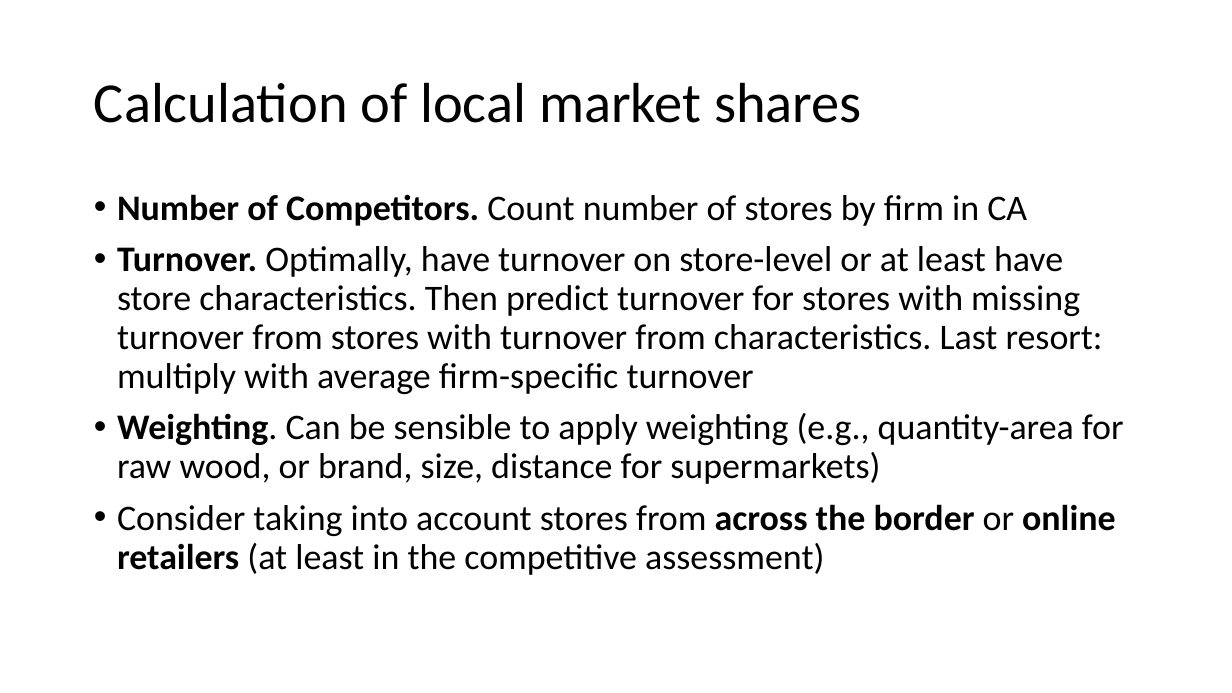
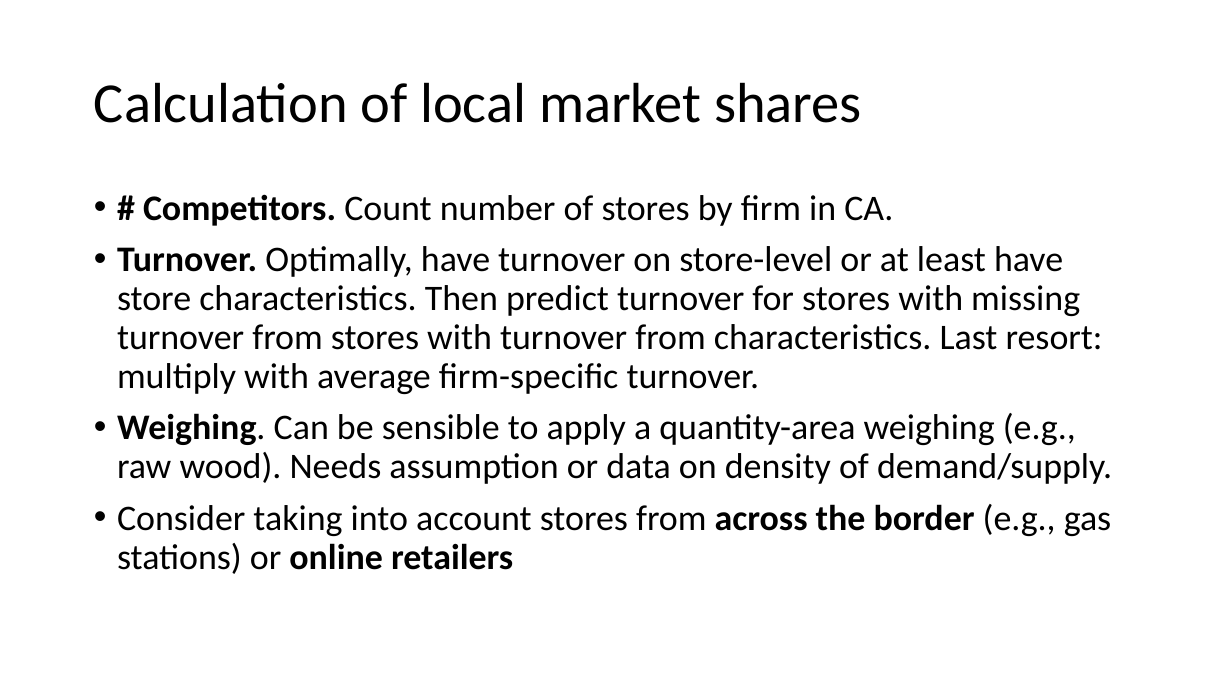
Before and after one commit to moritz-schwarz/website, a slide deck: slide 15 of resources/slides.pptx. Drawn at 1232x693 pixels with LibreOffice and Linux fonts; fonts in the diff are those of the drawing. Boxes give left, top, right and bottom in pixels: in the first picture for what was removed or moved away, otherwise in the second. Text is boxed around its words. In the diff, an @@ line names an element or a change of style, - is before the commit and + after.

```diff
--- a/resources/slides.pptx
+++ b/resources/slides.pptx
@@ text at [117, 194, 1112, 574]: text changed @@
-• Number of Competitors. Count number of stores by firm in CA
-• Turnover. Optimally, have turnover on store-level or at least have store characteristics. Then predict turnover for stores with missing turnover from stores with turnover from characteristics. Last resort: multiply with average firm-specific turnover
-• Weighting. Can be sensible to apply weighting (e.g., quantity-area for raw wood, or brand, size, distance for supermarkets)
-• Consider taking into account stores from across the border or online retailers (at least in the competitive assessment)
+• # Competitors. Count number of stores by firm in CA.
+• Turnover. Optimally, have turnover on store-level or at least have store characteristics. Then predict turnover for stores with missing turnover from stores with turnover from characteristics. Last resort: multiply with average firm-specific turnover.
+• Weighing. Can be sensible to apply a quantity-area weighing (e.g., raw wood). Needs assumption or data on density of demand/supply.
+• Consider taking into account stores from across the border (e.g., gas stations) or online retailers
```
Also in this commit, not shown: 14 other slides changed, 7 slides removed, 1 other file.
